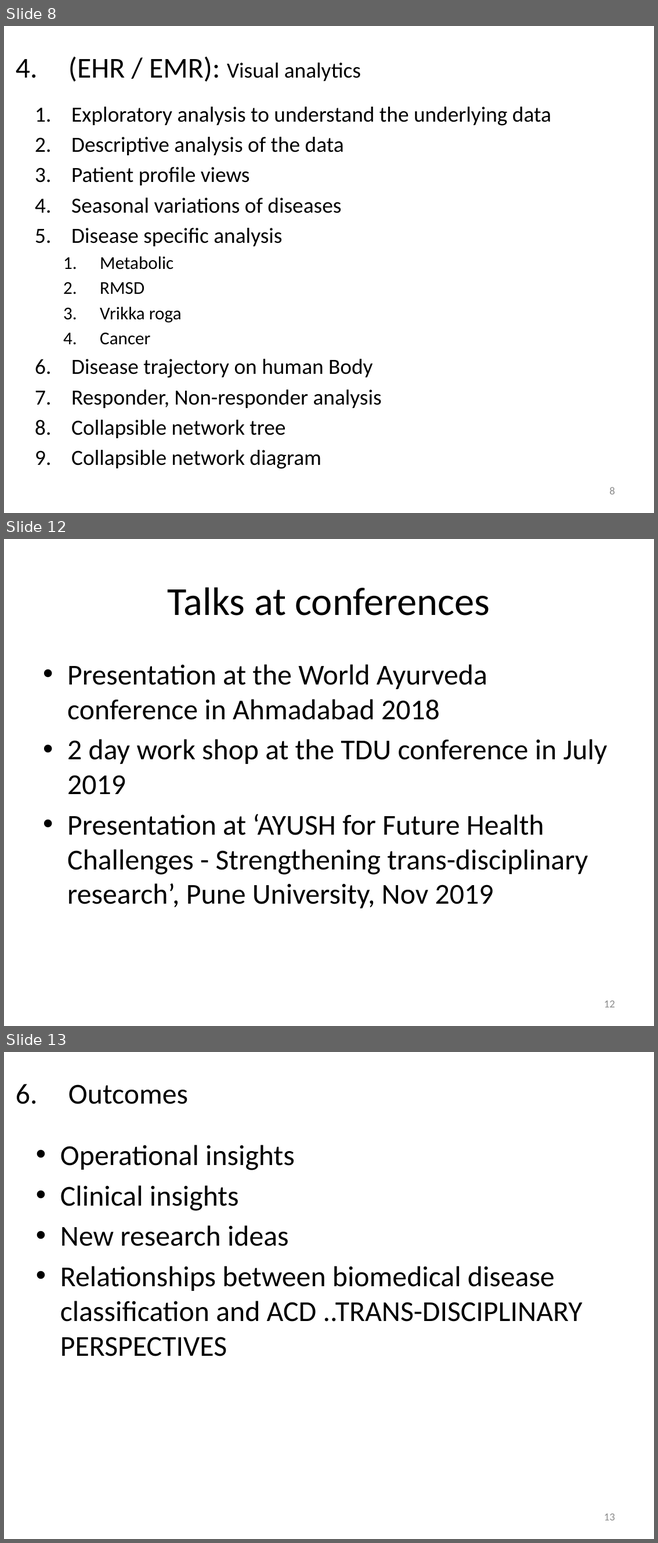
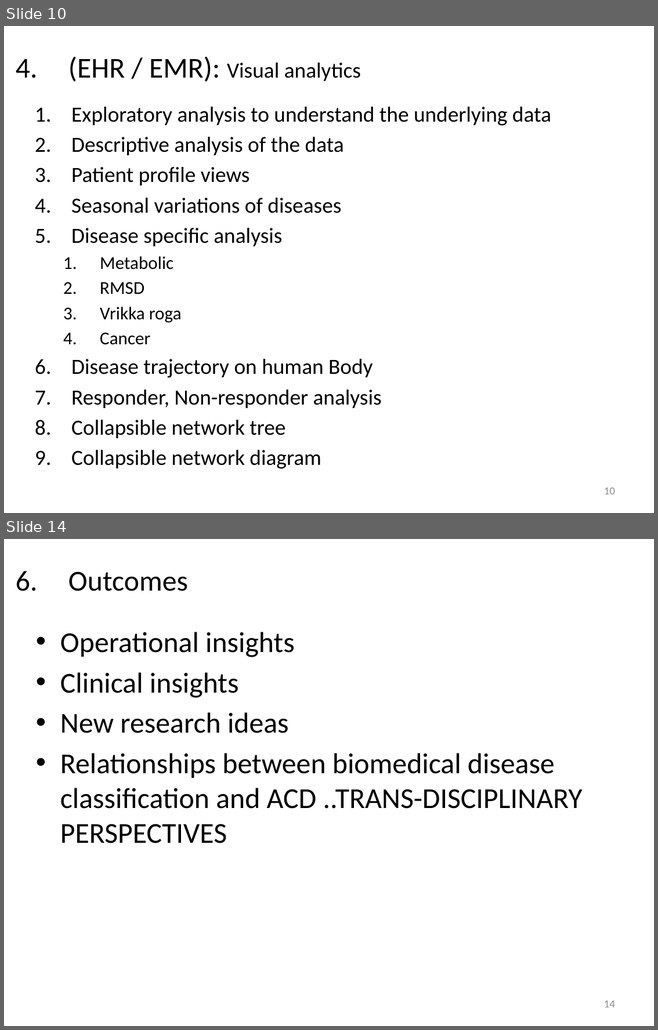
Before and after one commit to coursephd/PostgreSQL, a slide deck: thesis/ThesisPresentation V1.0-WorkingCopy.pptx. Shown one above the other, each under a label of ours: slides 8, 12 and 13 before the commit, slides 10 and 14 after it; the slides between them are not shown. The pictures are 658x1543 and 658x1030 pixels, drawn with LibreOffice and Linux fonts; fonts in the diff are those of the drawing; background and template pictures are left out. Boxes give left, top, right and bottom in pixels: in the first picture for what was removed or moved away, otherwise in the second. Text is boxed around its words. In the diff, an @@ line names an element or a change of style, - is before the commit and + after.

```diff
--- a/thesis/ThesisPresentation V1.0-WorkingCopy.pptx
+++ b/thesis/ThesisPresentation V1.0-WorkingCopy.pptx
@@ slide 12 removed at (4,539,654,1026), background #FFFFFF @@
@@ title removed at (168,587,490,616) @@
-Talks at conferences
@@ text removed at (67,664,607,908) @@
-• Presentation at the World Ayurveda conference in Ahmadabad 2018
-• 2 day work shop at the TDU conference in July 2019
-• Presentation at ‘AYUSH for Future Health Challenges - Strengthening trans-disciplinary research’, Pune University, Nov 2019
@@ page number removed at (604,1001,615,1008) @@
-12
@@ what was slide 8 is now slide 10 @@
@@ page number at (604,488,615,495): text changed @@
-8
+10
@@ what was slide 13 is now slide 14 @@
@@ page number at (604,1001,615,1008): text changed @@
-13
+14
```
Also in this commit, not shown: 4 slides changed, 4 slides added, 2 other slides removed.
